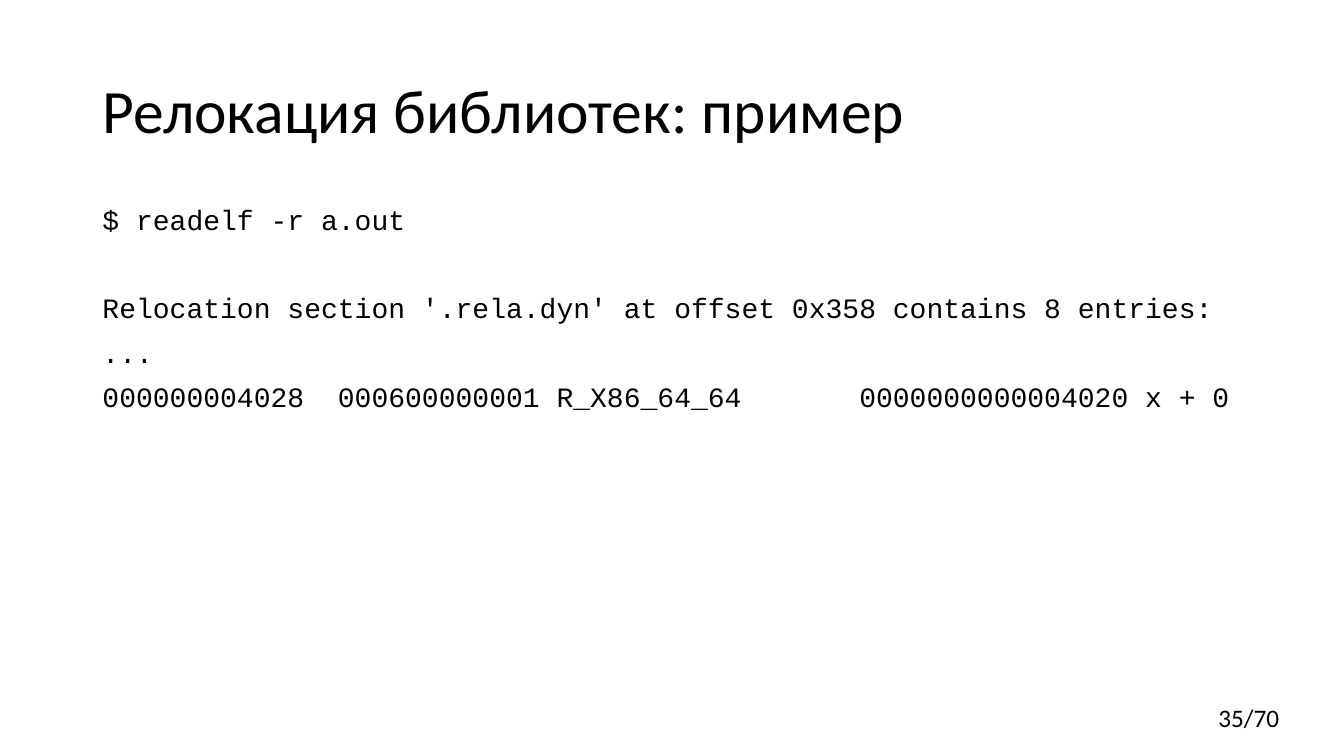
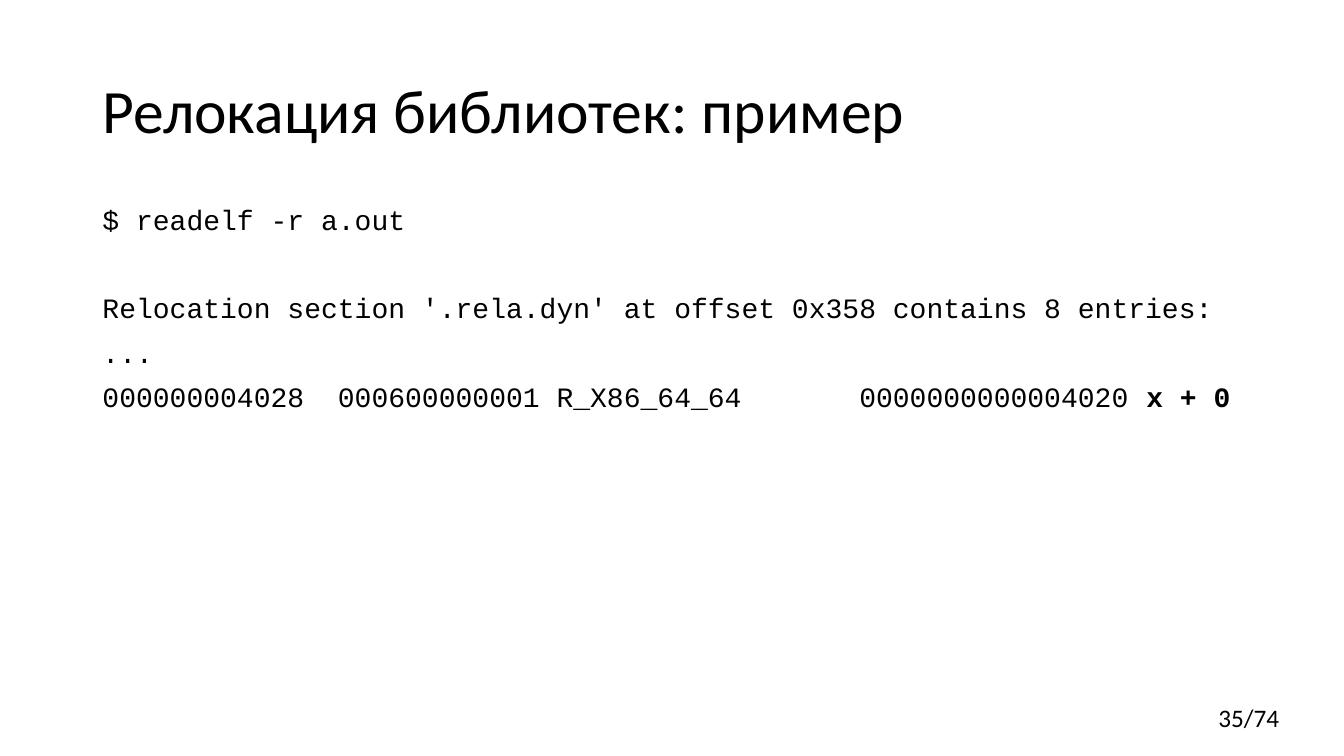
Before and after one commit to yugr/CppRussia, a slide deck: slide 35 of 2024/RU.pptx. Drawn at 1344x756 pixels with LibreOffice and Linux fonts; fonts in the diff are those of the drawing. Boxes give left, top, right and bottom in pixels: in the first picture for what was removed or moved away, otherwise in the second. Text is boxed around its words. In the diff, an @@ line names an element or a change of style, - is before the commit and + after.

```diff
--- a/2024/RU.pptx
+++ b/2024/RU.pptx
@@ text at (102, 388, 1231, 410): bold on in "x + 0" @@
@@ page number at (1218, 709, 1279, 728): text changed @@
-35/70
+35/74
```
Also in this commit, not shown: 5 other slides changed.
